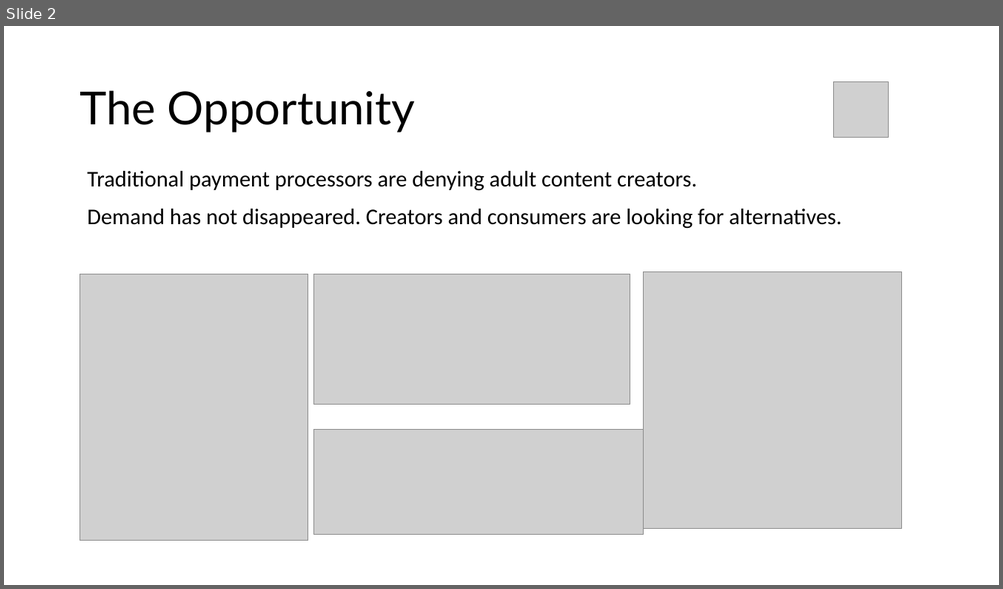
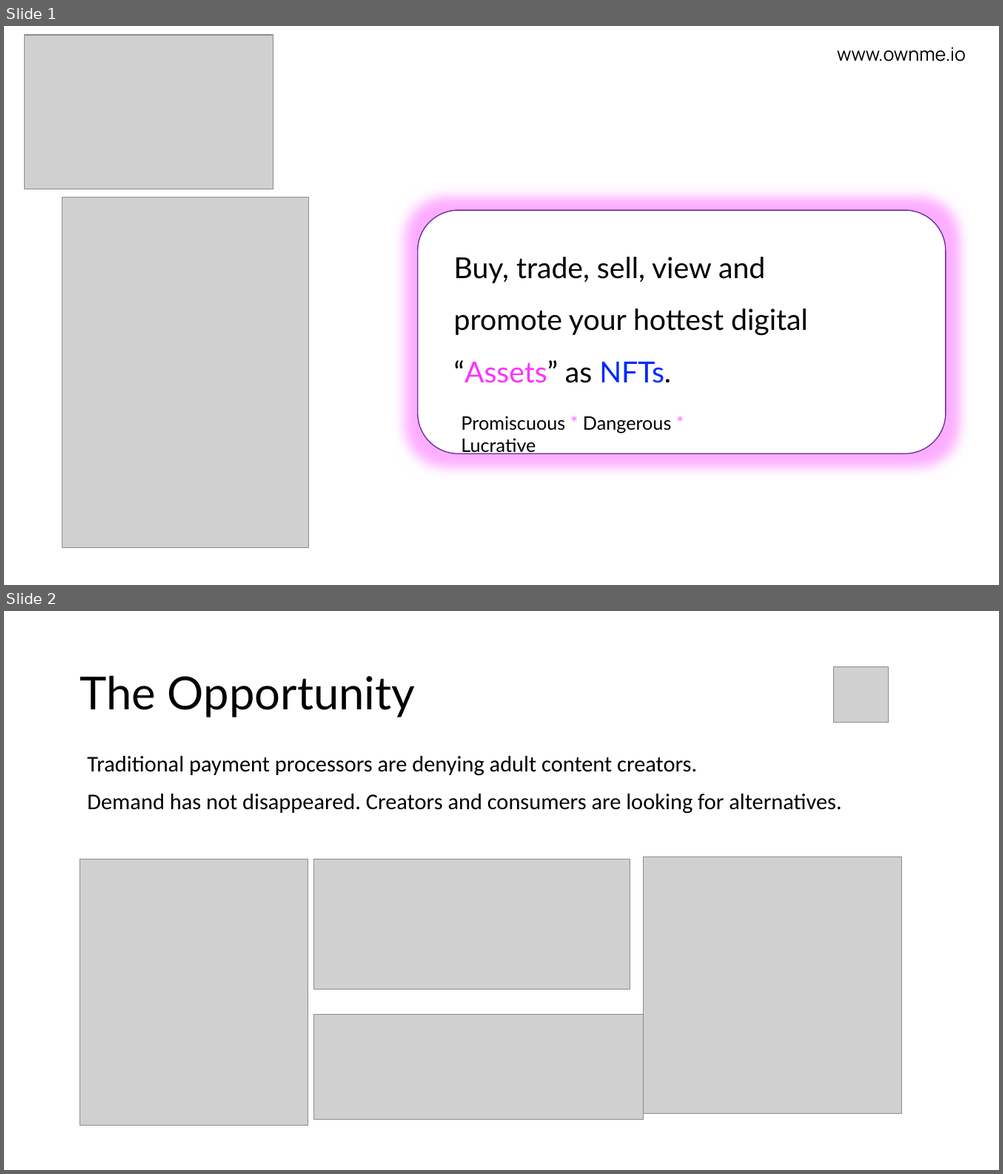
Before and after one commit to own-me/nude-pitch, a slide deck: own-me-pitch.pptx. Shown one above the other, each under a label of ours: slide 2 before the commit, slides 1 and 2 after it. The pictures are 1003x589 and 1003x1174 pixels, drawn with LibreOffice and Linux fonts; fonts in the diff are those of the drawing; grey boxes stand for pictures; background and template pictures are left out. Boxes give left, top, right and bottom in pixels: in the first picture for what was removed or moved away, otherwise in the second. Text is boxed around its words. In the diff, an @@ line names an element or a change of style, - is before the commit and + after.

```diff
--- a/own-me-pitch.pptx
+++ b/own-me-pitch.pptx
@@ slide 1 added at [4,26,999,585], background picture (left out) @@
@@ picture added at [24,35,273,190] @@
@@ text added at [836,47,965,62], 18 pt, text #000000 @@
+www.ownme.io
@@ picture added at [62,198,309,548] @@
@@ rounded rectangle added at [418,210,945,454], fill #FFFFFF, outline #7030A0 1 pt @@
@@ text added at [454,257,808,383], 28 pt, text #000000 @@
+Buy, trade, sell, view and promote your hottest digital “Assets” as NFTs.
@@ text added at [461,416,671,456], 18 pt, text #000000 @@
+Promiscuous * Dangerous * Lucrative
```
Also in this commit, not shown: 1 slide changed, 6 other slides added, 1 slide removed, 1 other file.
